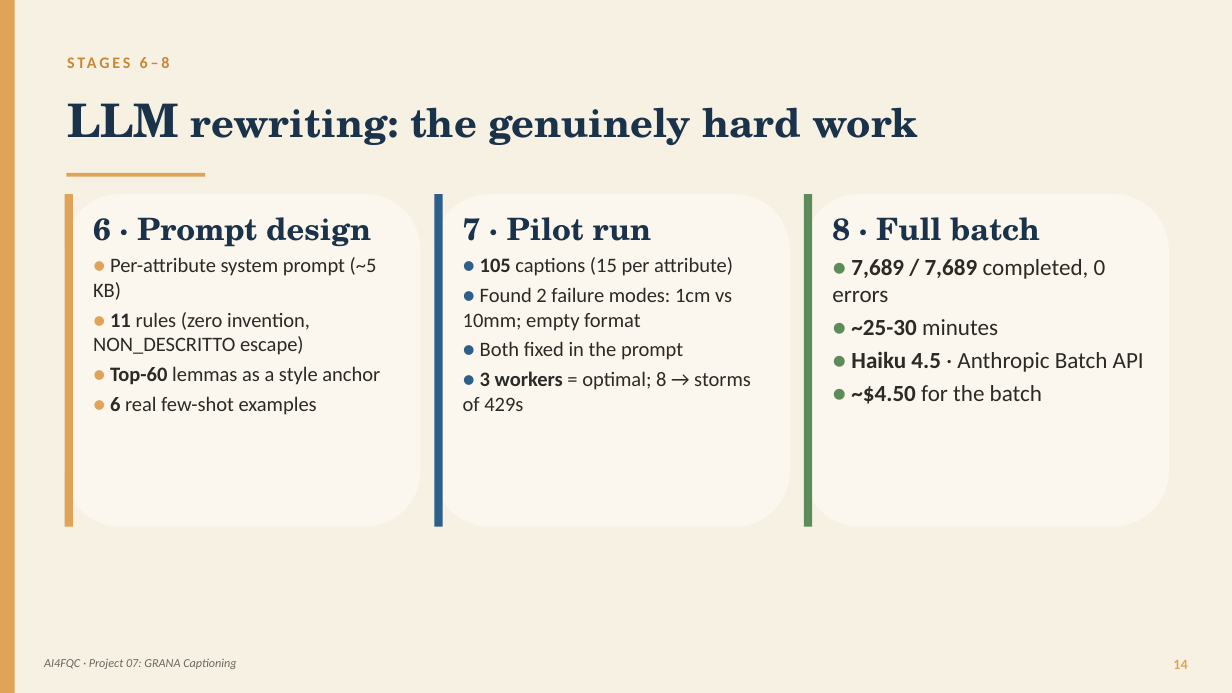
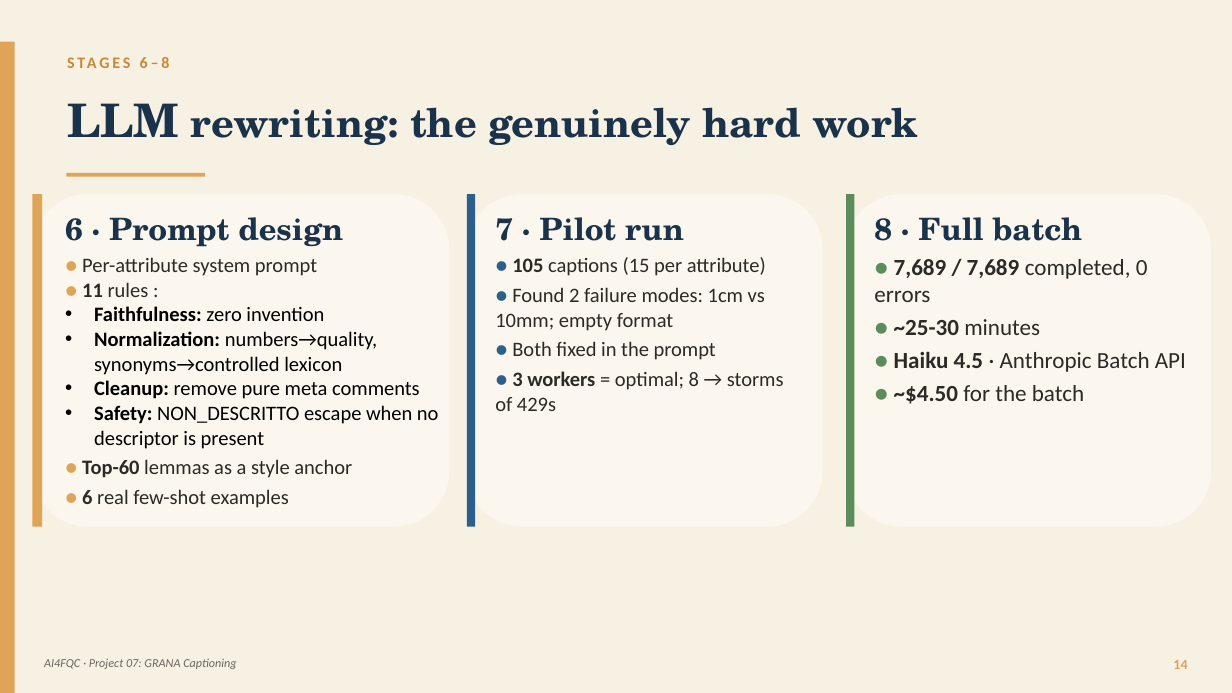
Before and after one commit to panciut/Cheese, a slide deck: slide 14 of presentation/Trentingrana_Captioning_EN.pptx. Drawn at 1232x693 pixels with LibreOffice and Linux fonts; fonts in the diff are those of the drawing. Boxes give left, top, right and bottom in pixels: in the first picture for what was removed or moved away, otherwise in the second. Text is boxed around its words. In the diff, an @@ line names an element or a change of style, - is before the commit and + after.

Commit message:
new v

```diff
--- a/presentation/Trentingrana_Captioning_EN.pptx
+++ b/presentation/Trentingrana_Captioning_EN.pptx
@@ rectangle: place and size @@
-rectangle at bbox=[0, 0, 15, 693]
+rectangle at bbox=[0, 42, 15, 693]
@@ rounded rectangle: place and size @@
-rounded rectangle at bbox=[65, 194, 421, 527]
+rounded rectangle at bbox=[32, 194, 449, 527]
@@ rectangle: place and size @@
-rectangle at bbox=[65, 194, 73, 527]
+rectangle at bbox=[32, 194, 43, 527]
@@ text "6 · Prompt design": place and size @@
-text "6 · Prompt design" at bbox=[93, 217, 380, 415]
+text "6 · Prompt design" at bbox=[65, 217, 439, 508]
@@ 1 text, 1 rectangle, 1 rounded rectangle: place and size @@
-1 text, 1 rectangle, 1 rounded rectangle at bbox=[434, 194, 790, 527]
+1 text, 1 rectangle, 1 rounded rectangle at bbox=[467, 194, 823, 527]
@@ rounded rectangle: place and size @@
-rounded rectangle at bbox=[804, 194, 1169, 527]
+rounded rectangle at bbox=[847, 194, 1212, 527]
@@ rectangle: place and size @@
-rectangle at bbox=[804, 194, 812, 527]
+rectangle at bbox=[847, 194, 855, 527]
@@ text "8 · Full batch": place and size @@
-text "8 · Full batch" at bbox=[832, 217, 1144, 404]
+text "8 · Full batch" at bbox=[874, 217, 1186, 404]
@@ text at bbox=[82, 257, 439, 449]: text changed; text colour #2B2A26 to #000000 @@
-● Per-attribute system prompt (~5 KB)
-● 11 rules (zero invention, NON_DESCRITTO escape)
+● Per-attribute system prompt
+● 11 rules :
+• Faithfulness: zero invention
+• Normalization: numbers→quality, synonyms→controlled lexicon
+• Cleanup: remove pure meta comments
+• Safety: NON_DESCRITTO escape when no descriptor is present
```
